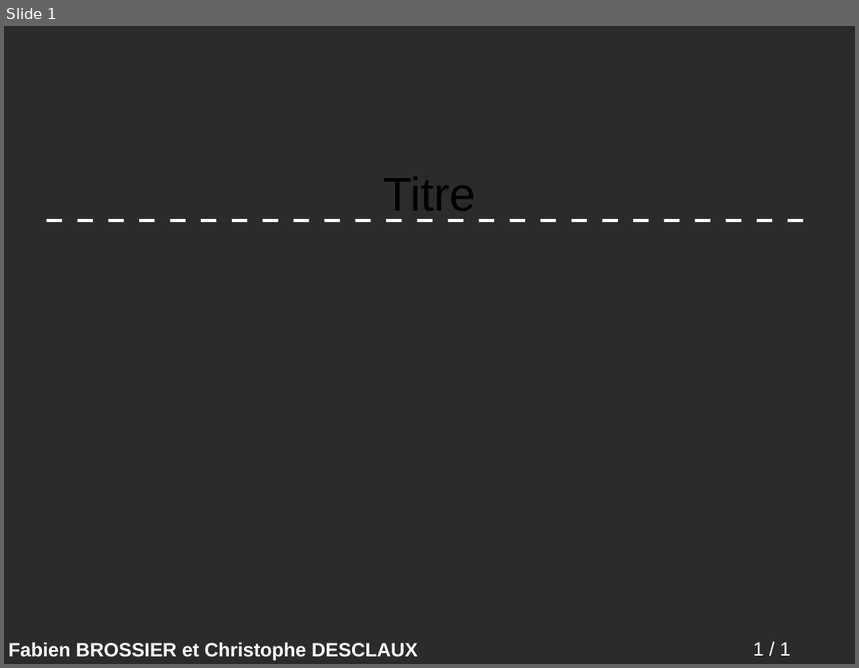
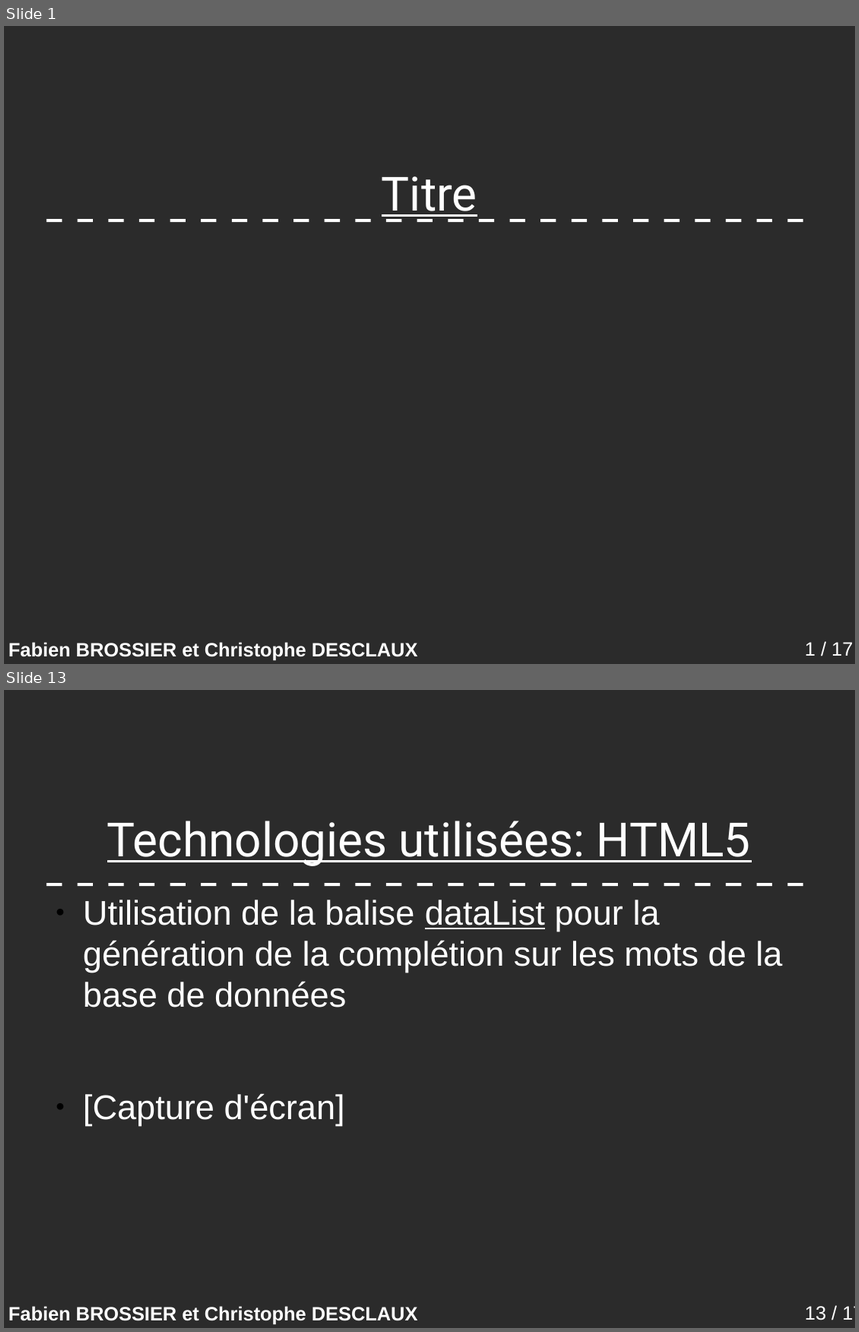
Before and after one commit to descl/TabooGeek, a slide deck: rapport/presentation.odp. Shown one above the other, each under a label of ours: slide 1 before the commit, slides 1 and 13 after it; the slides between them are not shown. The pictures are 859x668 and 859x1332 pixels, drawn with LibreOffice and Linux fonts; fonts in the diff are those of the drawing; background and template pictures are left out; a plain dark background stands for a picture behind light text. Boxes give left, top, right and bottom in pixels: in the first picture for what was removed or moved away, otherwise in the second. Text is boxed around its words. In the diff, an @@ line names an element or a change of style, - is before the commit and + after.

```diff
--- a/rapport/presentation.odp
+++ b/rapport/presentation.odp
@@ slide 13 added at (x1=4, y1=690, x2=855, y2=1328), background picture (left out); not listed: 3 template elements that a slide beside it also shows @@
@@ title added at (x1=107, y1=821, x2=751, y2=866), 44 pt, text #FFFFFF, underline @@
+Technologies utilisées: HTML5
@@ text added at (x1=83, y1=900, x2=782, y2=1126), 32 pt, text #FFFFFF @@
+● Utilisation de la balise dataList pour la génération de la complétion sur les mots de la base de données
+● [Capture d'écran]
@@ slide 1 changed as well @@
@@ title "Titre" at (x1=382, y1=176, x2=477, y2=222): font Arial to Roboto, text colour #000000 to #FFFFFF, underline on @@
@@ page number at (x1=805, y1=642, x2=853, y2=656): text changed @@
-1 / 1
+1 / 17
```
Also in this commit, not shown: 15 other slides added, 4 other files.
